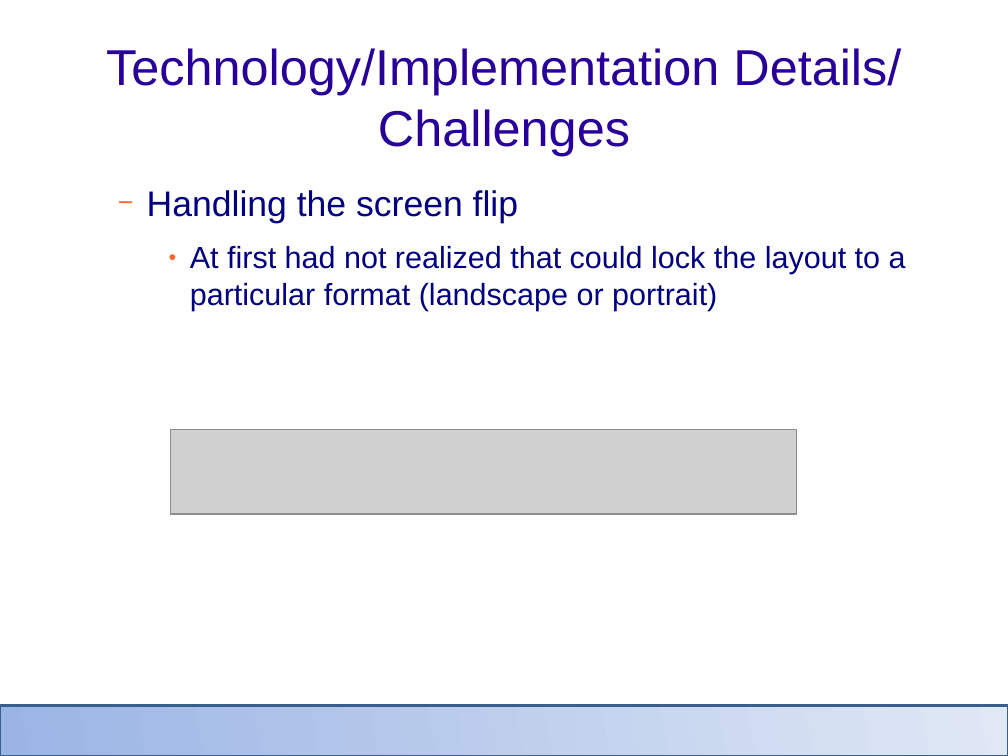
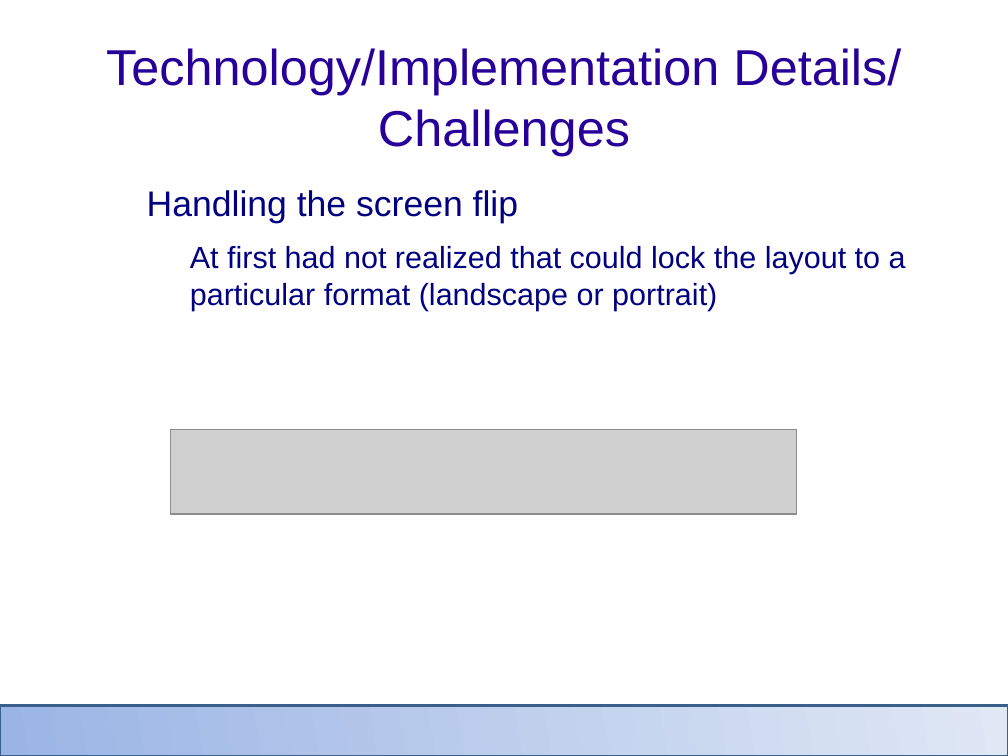
Before and after one commit to atbaird/ATBairdGUIFinalProject, a slide deck: slide 6 of Documentation/Final Presentation.odp. Drawn at 1008x756 pixels with LibreOffice and Linux fonts; fonts in the diff are those of the drawing; grey boxes stand for pictures; background and template pictures are left out. Boxes give left, top, right and bottom in pixels: in the first picture for what was removed or moved away, otherwise in the second. Text is boxed around its words. In the diff, an @@ line names an element or a change of style, - is before the commit and + after.

```diff
--- a/Documentation/Final Presentation.odp
+++ b/Documentation/Final Presentation.odp
@@ text "Handling the screen flip" at [147,190,906,311]: bullet colour #FF6633 to #FFFFFF @@
```
Also in this commit, not shown: 9 other slides changed, 7 slides removed, 1 other file.
